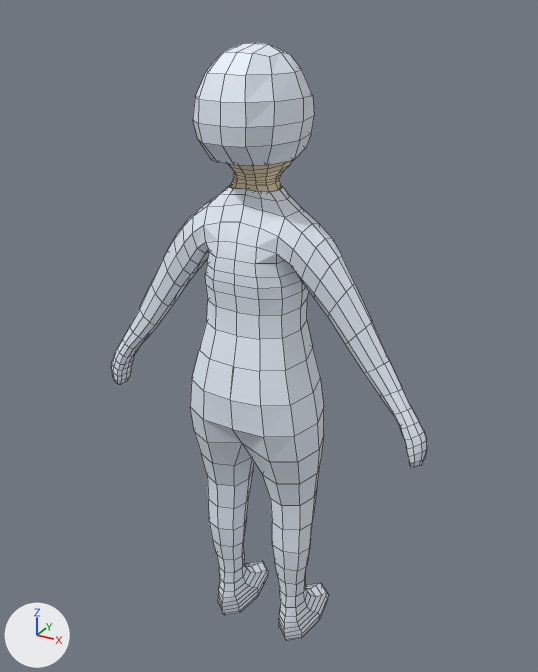
The Blender file astronaut.blend: old version first, new version second.
The view is the same before and after, from a camera (50 mm lens) standing at (2.36, -4.09, 2.47) and looking at (0.04, 0.12, 0.36). Lighting does not change. The marker at lower left points along +X, +Y and +Z. Mesh edges are drawn as thin lines.
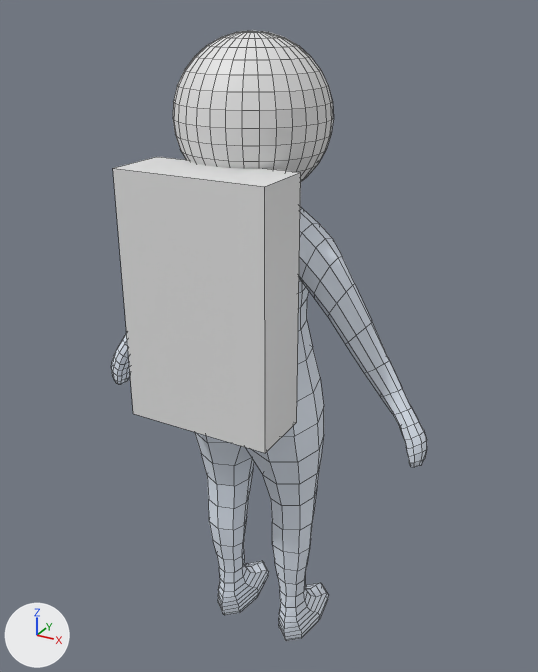
Location of each change, [x1, y1, x2, y2] in pixels of the pictures (538 x 672 px):
```json
{"object": "Cube", "change": "added", "after": [113, 157, 301, 453]}
{"object": "Sphere", "change": "added", "after": [173, 30, 334, 181]}
{"object": "Cube.003", "change": "unchanged, covered by the edit", "before": [193, 43, 314, 166]}
```

Edits to the scene script, one JSON object a line:
```json
{"op": "add", "block": "me_cube", "code": ["me_cube = bpy.data.meshes.new('Cube')", "me_cube.from_pydata(...)  # a box spanning x -1.0..1.0, y -1.0..1.0, z -1.0..1.0"]}
{"op": "add", "block": "me_sphere", "code": ["me_sphere = bpy.data.meshes.new('Sphere')", "me_sphere.from_pydata(...)  # a UV sphere (32 segments, 16 rings, poles along z) spanning x -1.0..1.0, y -1.0..1.0, z -1.0..1.0"]}
{"op": "add", "block": "ob_cube", "code": ["ob_cube = bpy.data.objects.new('Cube', me_cube)", "ob_cube.location = (0.0, -0.543, 0.828)", "ob_cube.scale = (0.497, 0.208, 0.804)"]}
{"op": "add", "block": "ob_sphere", "code": ["ob_sphere = bpy.data.objects.new('Sphere', me_sphere)", "ob_sphere.location = (0.0, 0.0, 1.863)", "ob_sphere.scale = (0.49, 0.49, 0.49)"]}
```
